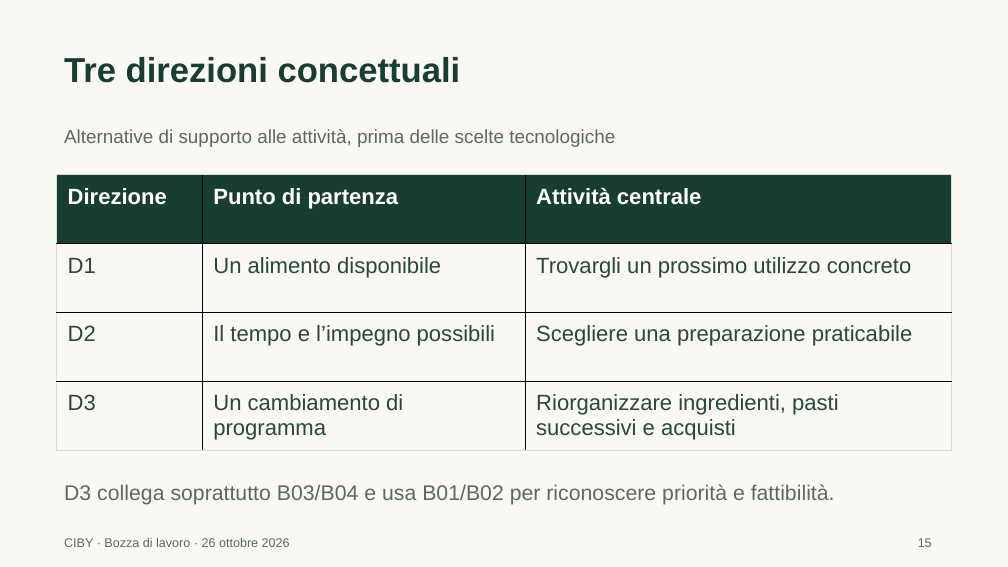
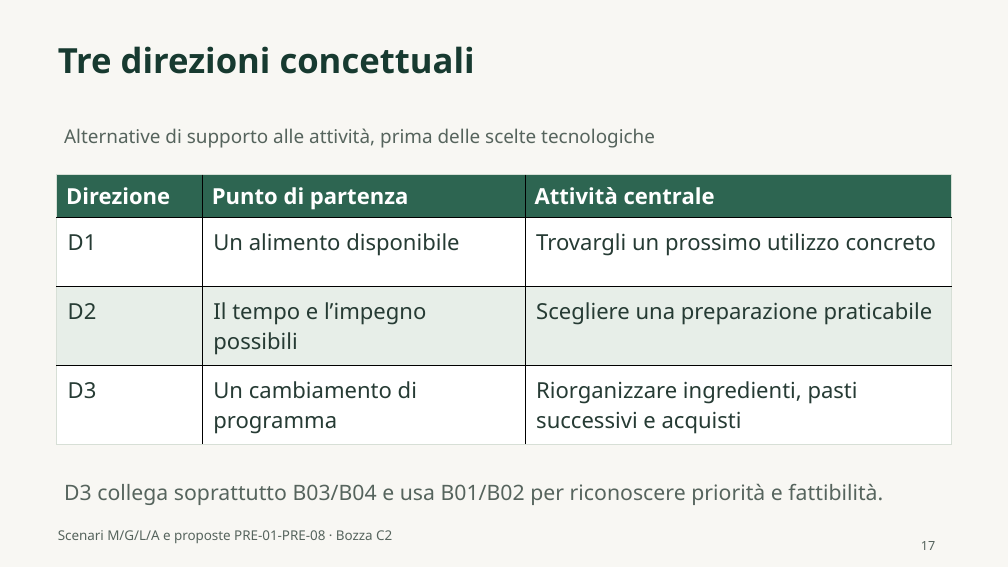
Before and after one commit to andremauroo/CIBY, a slide deck: slide 17 of C2/presentazione/bozza/CIBY-C2-bozza.pptx (slide 15 before the commit). Drawn at 1008x567 pixels with LibreOffice and Linux fonts; fonts in the diff are those of the drawing. Boxes give left, top, right and bottom in pixels: in the first picture for what was removed or moved away, otherwise in the second. Text is boxed around its words. In the diff, an @@ line names an element or a change of style, - is before the commit and + after.

Commit message:
C2: integra motivazione di CIBY, contributi e materiali di chiusura

```diff
--- a/C2/presentazione/bozza/CIBY-C2-bozza.pptx
+++ b/C2/presentazione/bozza/CIBY-C2-bozza.pptx
@@ background #FAF8F2 to #F8F7F3 @@
@@ text "Tre direzioni concettuali": place and size @@
-text "Tre direzioni concettuali" at box(64, 57, 461, 83)
+text "Tre direzioni concettuali" at box(58, 46, 475, 74)
@@ text "Tre direzioni concettuali" at box(58, 46, 475, 74): font Arial to Noto Sans, text colour #183D32 to #173A30 @@
@@ text "Alternative di supporto alle attività, ..." at box(64, 128, 655, 148): font Arial to Noto Sans, text colour #586B62 to #56645D @@
@@ table at box(57, 175, 952, 451) @@
@@ fill #183D32 to #2D6551 in row 1 @@
@@ fill #FAF8F2 to #FFFFFF in 6 cells @@
@@ fill #FAF8F2 to #E7EEE8 in row 3 @@
@@ font Arial to Noto Sans @@
@@ text colour #29483E to #263B34 in "D1", "Un alimento disponibile", "Trovargli un prossimo utilizzo concreto", "D2" and 5 more places @@
@@ text "D3 collega soprattutto B03/B04 e ..." at box(64, 483, 883, 505): font Arial to Noto Sans, text colour #586B62 to #56645D @@
@@ text added at box(58, 530, 392, 543), 12.8 pt, text #56645D @@
+Scenari M/G/L/A e proposte PRE-01-PRE-08 · Bozza C2
@@ text removed at box(64, 538, 290, 547) @@
-CIBY · Bozza di lavoro · 26 ottobre 2026
@@ text removed at box(918, 538, 932, 547) @@
-15
@@ text added at box(921, 541, 935, 550), 12 pt, text #56645D @@
+17
```
Also in this commit, not shown: 15 other slides changed, 10 slides added, 4 slides removed, 34 other files.
